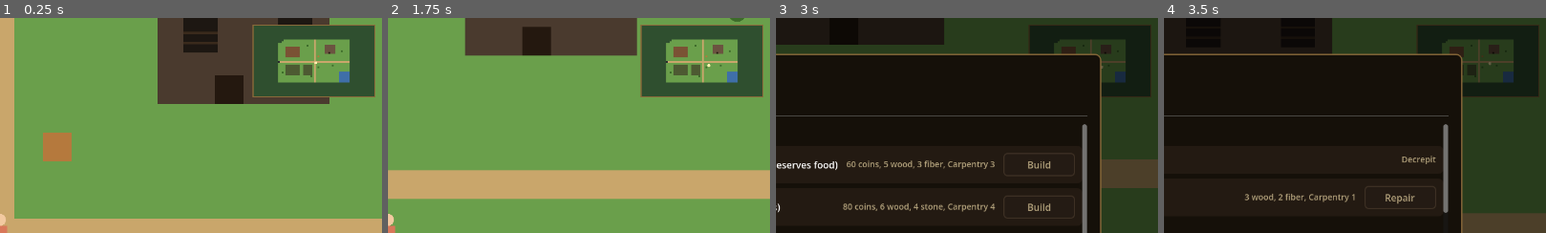
Above: before the commit, frames 1-4 (left to right).
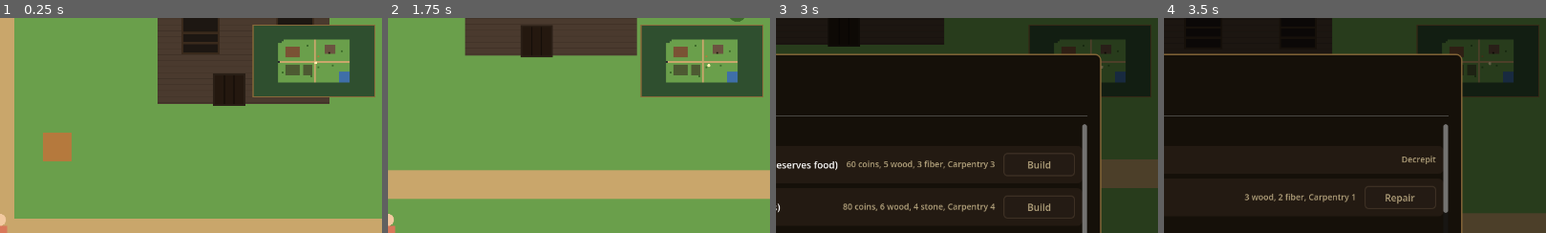
Above: after the commit, the same moments.

Repository: joshj1108/CrowCreekHollow
Game: Godot game, scene res://scenes/main.tscn
Same seed, same stepped clock (60 frames per second), same inputs: the game is played once before the commit and once after it.
Inputs (mouse positions are % of the whole screen's width and height, from its top left):
- Up to frame 1 (0.25 s): no input
- Up to frame 2 (1.75 s): tap Enter at 0.5 s; move the mouse to (72, 45) at 0.52 s; hold D (move_right) 0.53-1.28 s; tap H (house) at 0.6, 1.55 s; click (72, 45) at 0.67 s; tap Space (use) at 0.8, 1.25, 1.35 s; move the mouse to (30, 55) at 1.27 s; hold S (move_down) from 1.28 s (still down)
- Up to frame 3 (3 s): move the mouse to (60, 28) at 2.02 s; release S (move_down) at 2.03 s; hold D (move_right) 2.03-2.78 s; tap J (achievements) at 2.1 s; tap Space (use) at 2.3 s; move the mouse to (45, 70) at 2.77 s; hold W (move_up) from 2.78 s (still down); tap U (buildings) at 2.85 s; click (45, 70) at 2.92 s
- Up to frame 4 (3.5 s): keep holding W (move_up); tap H (house) at 3.05 s
The pictures show only the part of the screen within x 50-100%, y 0-50%; the shares and areas given below are measured in that part.

The runs differ from the first frame. In frame 1, 0.3% of the frame differs, in the area x 55-65%, y 25-41%; in frame 2, 0.2%; in frame 3, less than 0.1%; in frame 4, less than 0.1%.

Commit message:
Draw the farmhouse in four stages of repair
Each stage (Decrepit, Boarded, Patched, Restored) adds visible detail:
shingles, clapboard siding, chimney, glazed windows, shutters, trim,
window boxes, a panelled door, and a lamp once restored.

Co-Authored-By: Claude Haiku 5.5 <noreply@anthropic.com>
Claude-Session: https://claude.ai/code/session_016EvHBYyFANDWxunM27u84C

Diff:
--- a/scripts/main.gd
+++ b/scripts/main.gd
@@ -816,24 +816,117 @@
 	var rect := Rect2(Vector2(origin) * PX, Vector2(HOUSE_W, HOUSE_H) * PX)
 	var stage := house_stage
 
+	_draw_house_chimney(rect, stage)
 	draw_rect(rect, HOUSE_WALLS[stage])
-	draw_rect(Rect2(rect.position, Vector2(rect.size.x, PX * 1.4)), HOUSE_ROOFS[stage])
-
-	# The door fills the bottom-middle tile of the footprint.
-	var door_pos := rect.position + Vector2(2 * PX, (HOUSE_H - 1) * PX)
-	draw_rect(Rect2(door_pos, Vector2(PX, PX)), Color("24180f"))
-
-	# Windows on either side of the door. Boarded until the house is patched.
+	_draw_house_siding(rect, stage)
+	_draw_house_roof(rect, stage)
+	_draw_house_door(rect, stage)
+	_draw_house_windows(rect, stage)
+
+
+# The chimney rises from the roof's east end. Brick at first, repointed and capped once patched.
+func _draw_house_chimney(rect: Rect2, stage: int) -> void:
+	var cx := rect.end.x - PX * 1.4
+	var top := rect.position.y - PX * (0.9 if stage >= 2 else 0.6)
+	var chim := Rect2(cx, top, PX * 0.5, rect.position.y - top + 8)
+	draw_rect(chim, Color("5a3f33") if stage < 2 else Color("7a4a38"))
+	for row in range(1, 4):
+		var by := top + row * (chim.size.y / 4.0)
+		draw_line(Vector2(chim.position.x, by), Vector2(chim.end.x, by), Color(0, 0, 0, 0.25), 1.0)
+	draw_rect(Rect2(cx - 3, top, PX * 0.5 + 6, 5), Color("2a221c"))
+	if stage == 3:
+		# A thin line of smoke, so the restored house looks lived in.
+		for i in 3:
+			draw_circle(Vector2(cx + PX * 0.25 + i * 3, top - 10 - i * 9), 4 + i, Color(0.8, 0.8, 0.8, 0.12))
+
+
+# Clapboard lines across the wall. Patched houses get corner boards, and restored ones a dark foundation.
+func _draw_house_siding(rect: Rect2, stage: int) -> void:
+	var line := Color(0, 0, 0, 0.14 if stage < 3 else 0.07)
+	var y := rect.position.y + PX * 1.4
+	while y < rect.end.y:
+		draw_line(Vector2(rect.position.x, y), Vector2(rect.end.x, y), line, 1.0)
+		y += 10.0
+	if stage >= 2:
+		var trim := Color("e8dcc0") if stage == 3 else Color("c9b48c")
+		var wall_top := rect.position.y + PX * 1.4
+		draw_rect(Rect2(rect.position.x, wall_top, 6, rect.size.y - PX * 1.4), trim)
+		draw_rect(Rect2(rect.end.x - 6, wall_top, 6, rect.size.y - PX * 1.4), trim)
+	if stage == 3:
+		draw_rect(Rect2(rect.position.x, rect.end.y - 8, rect.size.x, 8), Color("4a3a2e"))
+
+
+# The roof: shingle courses across the band. Stage 0 has a missing patch; later stages add a ridge cap and eave trim.
+func _draw_house_roof(rect: Rect2, stage: int) -> void:
+	var band := Rect2(rect.position, Vector2(rect.size.x, PX * 1.4))
+	var roof: Color = HOUSE_ROOFS[stage]
+	draw_rect(band, roof)
+	var shingle := roof.darkened(0.3)
+	var course := 0
+	var y := band.position.y + 12.0
+	while y < band.end.y - 4.0:
+		draw_line(Vector2(band.position.x, y), Vector2(band.end.x, y), shingle, 2.0)
+		var x := band.position.x + (0.0 if course % 2 == 0 else 12.0)
+		while x < band.end.x:
+			draw_line(Vector2(x, y), Vector2(x, y + 12.0), shingle, 1.0)
+			x += 24.0
+		y += 14.0
+		course += 1
+	if stage == 0:
+		# A missing roof patch shows the house is decrepit.
+		draw_rect(Rect2(rect.end.x - PX * 2.2, rect.position.y + 6, PX * 1.4, PX * 0.9), Color("0d0a08"))
+		# A sagging eave: the bottom edge dips toward the middle.
+		draw_line(Vector2(band.position.x, band.end.y), Vector2(band.position.x + band.size.x * 0.5, band.end.y + 6), Color("1a140f"), 3.0)
+		draw_line(Vector2(band.position.x + band.size.x * 0.5, band.end.y + 6), Vector2(band.end.x, band.end.y), Color("1a140f"), 3.0)
+	if stage >= 2:
+		draw_rect(Rect2(rect.position.x - 4, band.end.y - 4, rect.size.x + 8, 6), roof.darkened(0.45))
+	if stage == 3:
+		draw_rect(Rect2(rect.position.x - 4, band.position.y - 4, rect.size.x + 8, 6), Color("3a2418"))
+
+
+# The door sits in the bottom-middle tile. Planked at first, then panelled, with a knob and a lamp once restored.
+func _draw_house_door(rect: Rect2, stage: int) -> void:
+	var door := Rect2(rect.position + Vector2(2 * PX, (HOUSE_H - 1) * PX), Vector2(PX, PX))
+	draw_rect(door.grow(3), Color("e8dcc0") if stage >= 2 else Color("2a1f16"))
+	draw_rect(door, Color("24180f") if stage < 2 else Color("5c3a24"))
+	if stage < 2:
+		draw_line(Vector2(door.position.x + door.size.x * 0.33, door.position.y), Vector2(door.position.x + door.size.x * 0.33, door.end.y), Color("150e09"), 2.0)
+		draw_line(Vector2(door.position.x + door.size.x * 0.66, door.position.y), Vector2(door.position.x + door.size.x * 0.66, door.end.y), Color("150e09"), 2.0)
+	else:
+		draw_rect(door.grow(-6), Color("6e4a2e"), false, 2.0)
+		draw_circle(door.position + Vector2(door.size.x * 0.8, door.size.y * 0.55), 2.5, Color("d9b040"))
+	if stage == 3:
+		var lamp := door.position + Vector2(-8, 8)
+		draw_circle(lamp, 9, Color(1.0, 0.8, 0.4, 0.18))
+		draw_circle(lamp, 3.5, Color("ffd27a"))
+
+
+# Windows on either side of the door. Boarded until the house is patched, then glazed, with shutters, and with flower boxes once restored.
+func _draw_house_windows(rect: Rect2, stage: int) -> void:
+	var frame := Color("e8dcc0") if stage >= 2 else Color("3a2a1c")
 	for wx in [0.15, 0.7]:
 		var win := Rect2(rect.position + Vector2(rect.size.x * wx, PX * 2.0), Vector2(PX * 1.2, PX * 1.2))
-		draw_rect(win, Color("9bb7c4") if stage >= 2 else Color("1d1712"))
-		if stage < 2:
-			draw_rect(Rect2(win.position + Vector2(0, win.size.y * 0.4), Vector2(win.size.x, 4)), Color("3a2a1c"))
-			draw_rect(Rect2(win.position + Vector2(0, win.size.y * 0.7), Vector2(win.size.x, 4)), Color("3a2a1c"))
-
-	# A missing roof patch shows the house is decrepit.
-	if stage == 0:
-		draw_rect(Rect2(rect.end.x - PX * 2.2, rect.position.y + 6, PX * 1.4, PX * 0.9), Color("0d0a08"))
+		draw_rect(win.grow(3), frame)
+		if stage >= 2:
+			draw_rect(win, Color("9bb7c4"))
+			var mid := win.position + win.size * 0.5
+			draw_line(Vector2(mid.x, win.position.y), Vector2(mid.x, win.end.y), frame, 3.0)
+			draw_line(Vector2(win.position.x, mid.y), Vector2(win.end.x, mid.y), frame, 3.0)
+			if stage == 3:
+				draw_rect(win, Color(1.0, 0.8, 0.4, 0.22))
+				var shutter := Color("3f6b4a")
+				draw_rect(Rect2(win.position.x - 9, win.position.y, 6, win.size.y), shutter)
+				draw_rect(Rect2(win.end.x + 3, win.position.y, 6, win.size.y), shutter)
+				var box := Rect2(win.position.x, win.end.y + 4, win.size.x, 6)
+				draw_rect(box, Color("5a3a24"))
+				for i in 4:
+					draw_circle(Vector2(box.position.x + 6 + i * 11, box.position.y - 1), 2.5, Color("d96b8a") if i % 2 == 0 else Color("e8c24a"))
+		else:
+			draw_rect(win, Color("1d1712"))
+			var boards := 2 if stage == 0 else 1
+			for i in boards:
+				var by := win.position.y + win.size.y * (0.4 + 0.3 * i)
+				draw_rect(Rect2(win.position.x, by, win.size.x, 4), Color("3a2a1c"))
 
 
 # --- Setup -------------------------------------------------------------------
Not shown, changed: DESIGN.md
